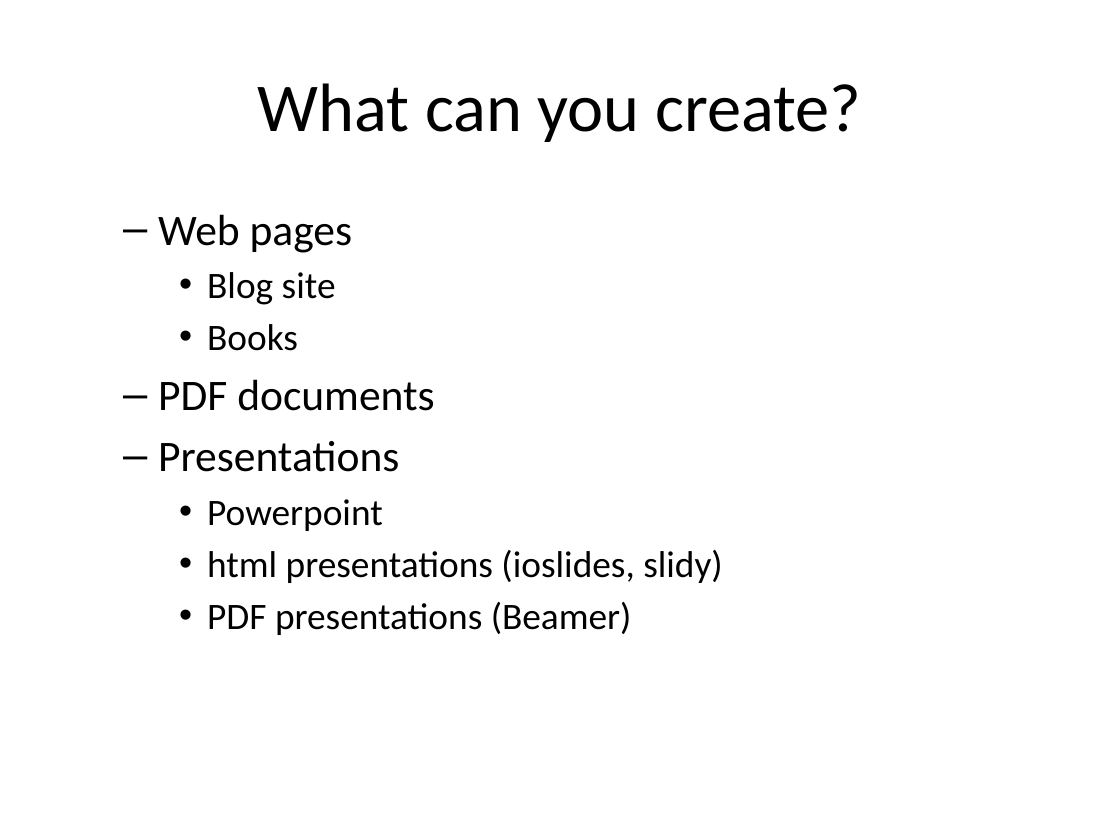
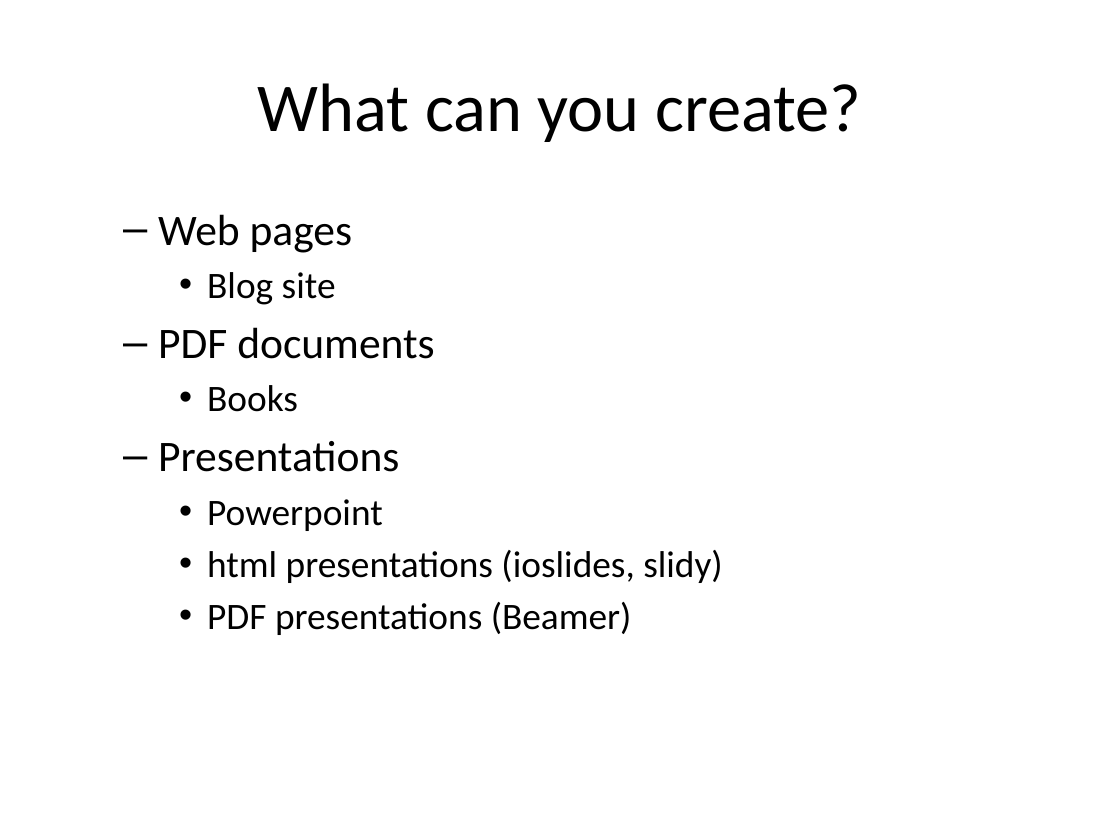
Before and after one commit to pmean/posters-with-pagedown, a slide deck: slide 12 of src/posters.pptx. Drawn at 1120x840 pixels with LibreOffice and Linux fonts; fonts in the diff are those of the drawing. Boxes give left, top, right and bottom in pixels: in the first picture for what was removed or moved away, otherwise in the second. Text is boxed around its words. In the diff, an @@ line names an element or a change of style, - is before the commit and + after.

```diff
--- a/src/posters.pptx
+++ b/src/posters.pptx
@@ text at (158,327,434,359): paragraph added @@
+  – PDF documents
@@ text at (158,379,434,411): paragraph removed @@
-  – PDF documents
```
Also in this commit, not shown: 1 other slide changed, 3 slides added.
